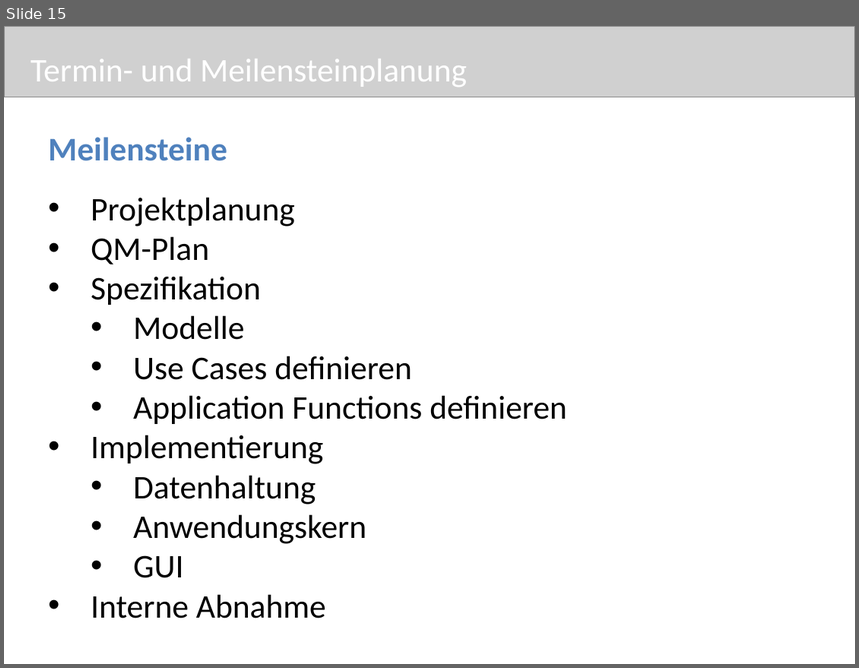
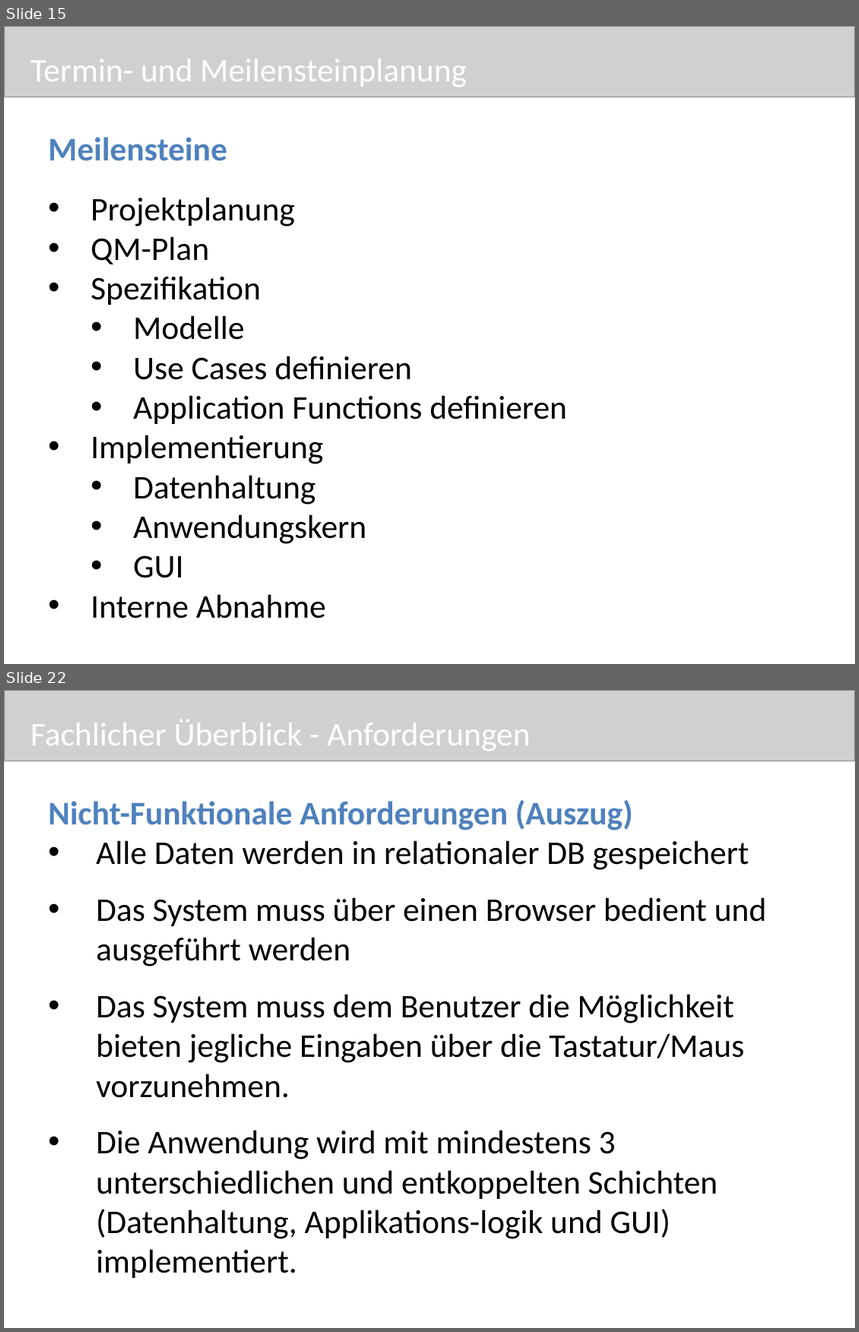
Before and after one commit to pdauwe/Softwareprojekt_BIM, a slide deck: Doku/Praesi1.pptx. Shown one above the other, each under a label of ours: slide 15 before the commit, slides 15 and 22 after it; the slides between them are not shown. The pictures are 859x668 and 859x1332 pixels, drawn with LibreOffice and Linux fonts; fonts in the diff are those of the drawing; grey boxes stand for pictures. Boxes give left, top, right and bottom in pixels: in the first picture for what was removed or moved away, otherwise in the second. Text is boxed around its words. In the diff, an @@ line names an element or a change of style, - is before the commit and + after.

```diff
--- a/Doku/Praesi1.pptx
+++ b/Doku/Praesi1.pptx
@@ slide 22 added at (x1=4, y1=690, x2=855, y2=1328), background #FFFFFF @@
@@ picture added at (x1=4, y1=690, x2=855, y2=761) @@
@@ title added at (x1=31, y1=719, x2=531, y2=751), 28 pt, text #FFFFFF @@
+Fachlicher Überblick - Anforderungen
@@ text added at (x1=48, y1=800, x2=767, y2=1278), 28 pt, text #000000 @@
+Nicht-Funktionale Anforderungen (Auszug)
+• Alle Daten werden in relationaler DB gespeichert
+• Das System muss über einen Browser bedient und ausgeführt werden
+• Das System muss dem Benutzer die Möglichkeit bieten jegliche Eingaben über die Tastatur/Maus vorzunehmen.
+• Die Anwendung wird mit mindestens 3 unterschiedlichen und entkoppelten Schichten (Datenhaltung, Applikations-logik und GUI) implementiert.
```
Also in this commit, not shown: 9 slides changed, 3 other slides added.
